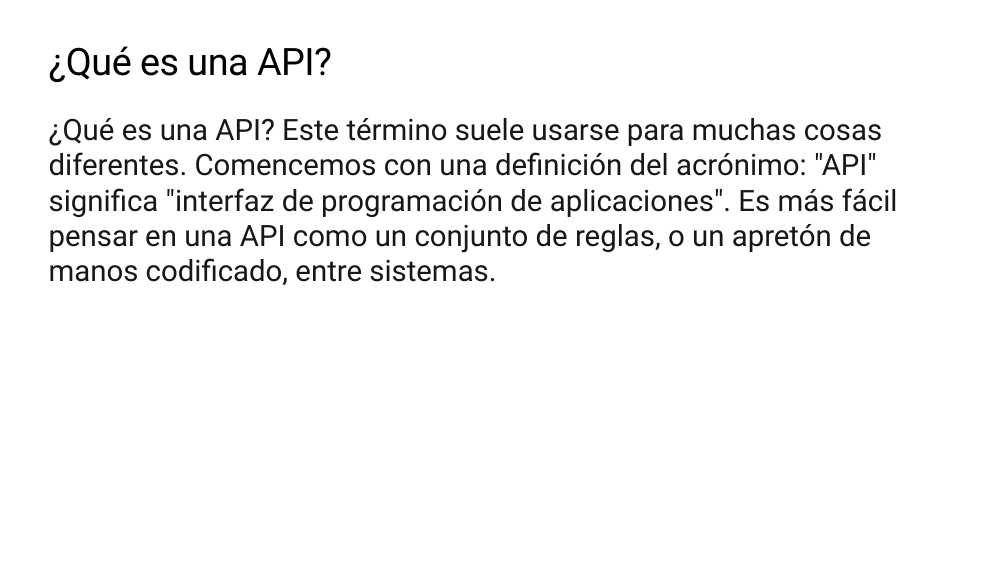
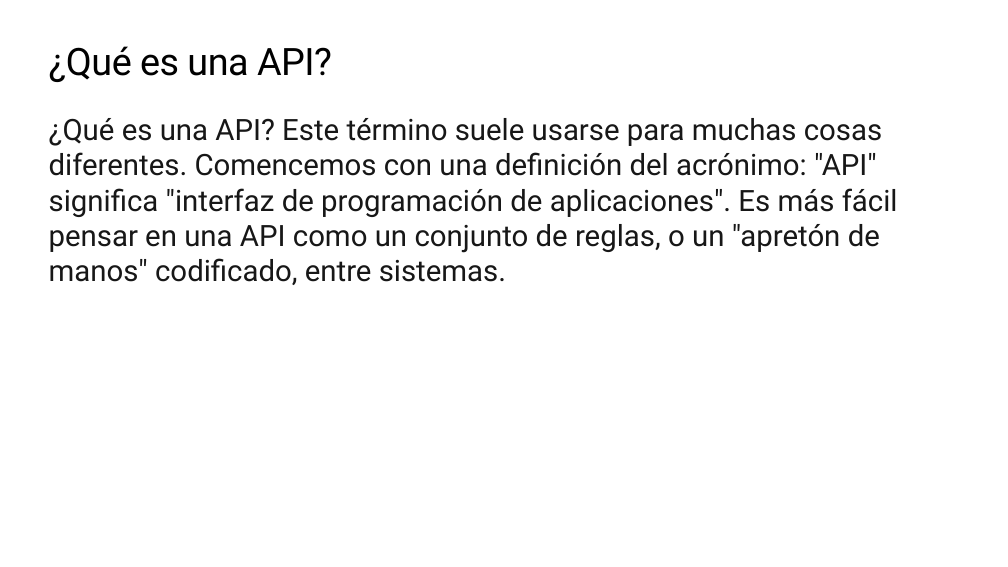
Before and after one commit to microsoft/workshop-library, a slide deck: slide 8 of short/explore-art-rest-api/translations/es/slides.es.pptx. Drawn at 1008x567 pixels with LibreOffice and Linux fonts; fonts in the diff are those of the drawing; background and template pictures are left out. Boxes give left, top, right and bottom in pixels: in the first picture for what was removed or moved away, otherwise in the second. Text is boxed around its words. In the diff, an @@ line names an element or a change of style, - is before the commit and + after.

```diff
--- a/short/explore-art-rest-api/translations/es/slides.es.pptx
+++ b/short/explore-art-rest-api/translations/es/slides.es.pptx
@@ text at bbox=[49, 118, 898, 285]: text changed @@
-¿Qué es una API? Este término suele usarse para muchas cosas diferentes. Comencemos con una definición del acrónimo: "API" significa "interfaz de programación de aplicaciones". Es más fácil pensar en una API como un conjunto de reglas, o un apretón de manos codificado, entre sistemas.
+¿Qué es una API? Este término suele usarse para muchas cosas diferentes. Comencemos con una definición del acrónimo: "API" significa "interfaz de programación de aplicaciones". Es más fácil pensar en una API como un conjunto de reglas, o un "apretón de manos" codificado, entre sistemas.
```
Also in this commit, not shown: 14 other slides changed, 2 other files.
